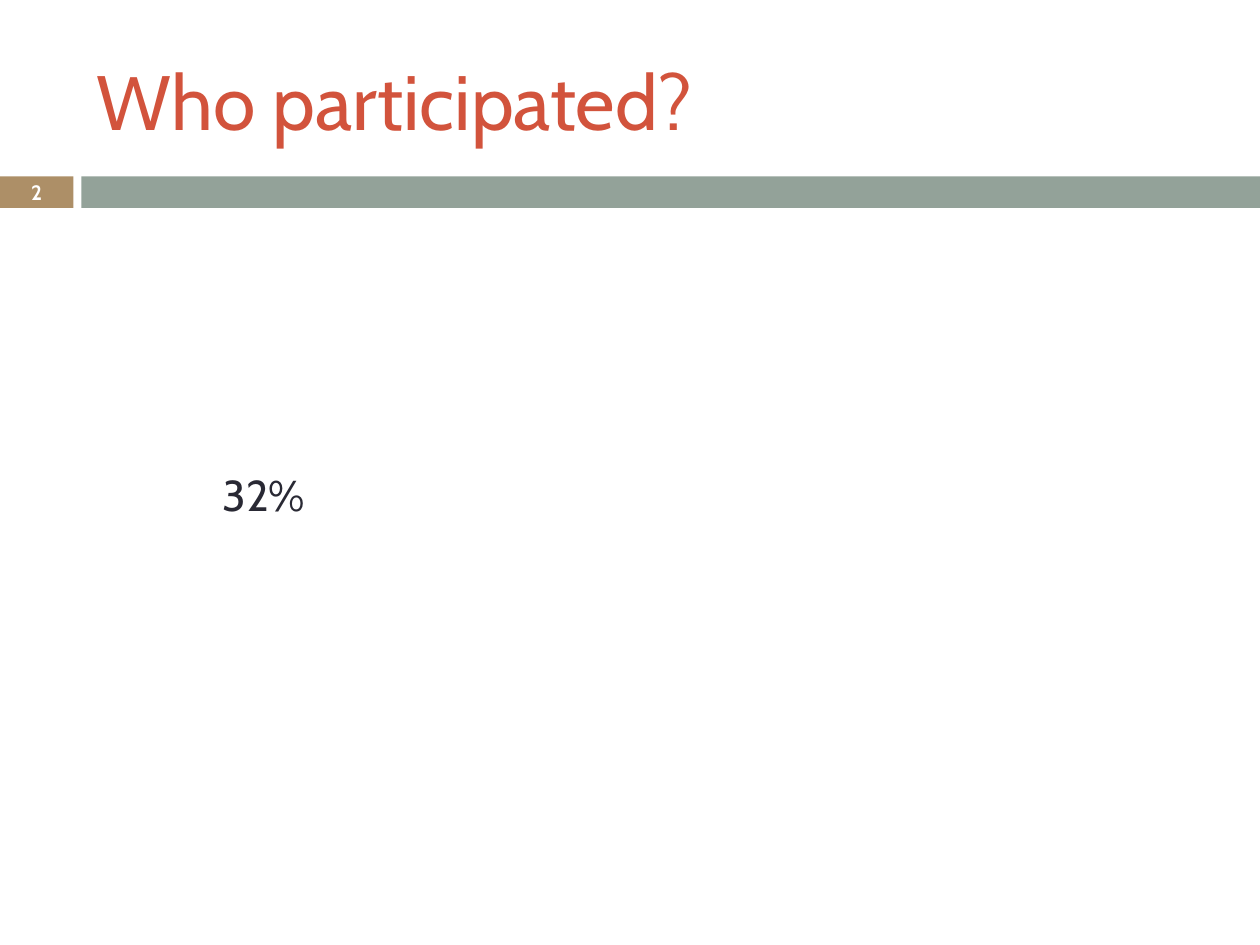
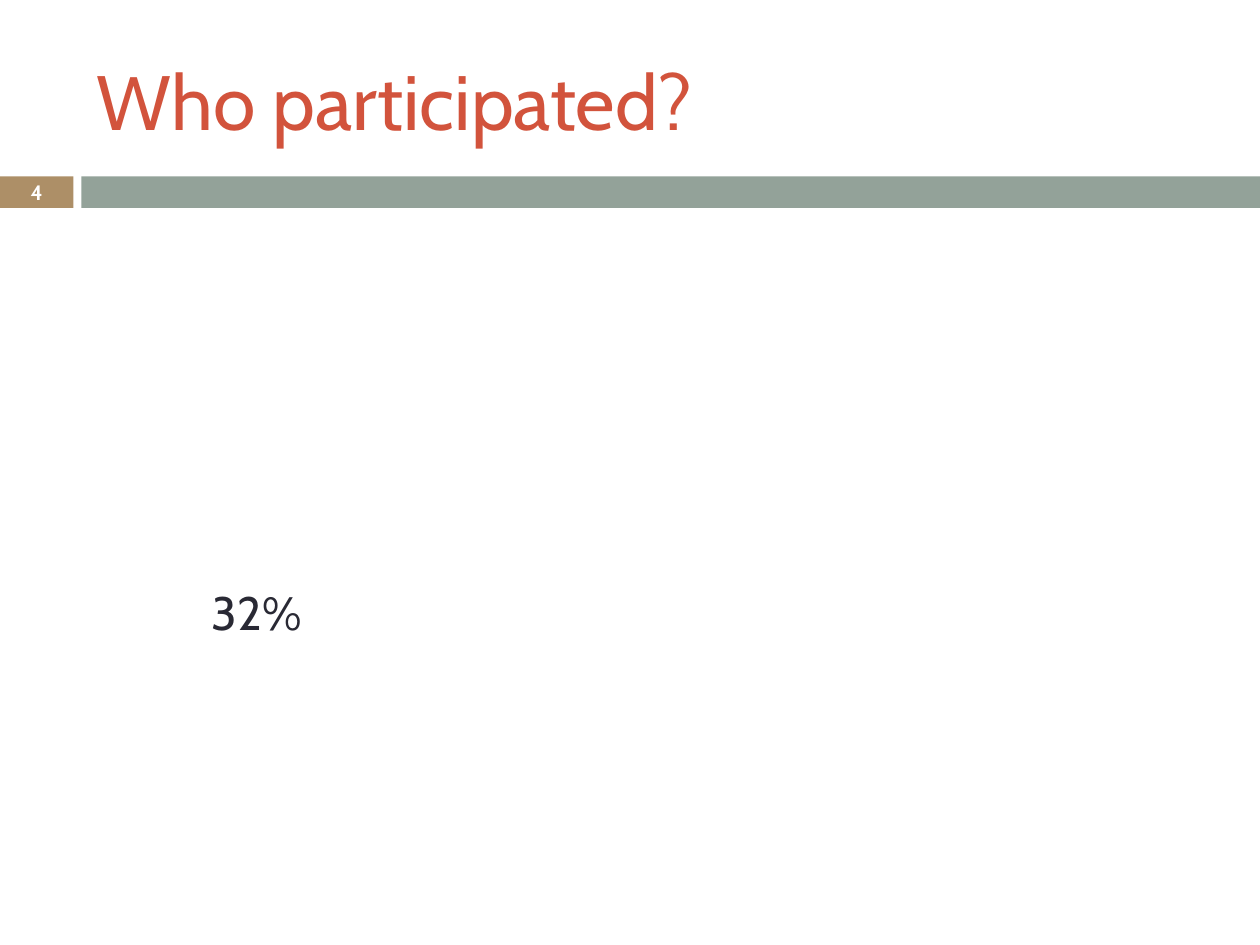
Before and after one commit to LukeSteg/LCABiometric, a slide deck: slide 4 of exampleOutput.pptx (slide 2 before the commit). Drawn at 1260x945 pixels with LibreOffice and Linux fonts; fonts in the diff are those of the drawing. Boxes give left, top, right and bottom in pixels: in the first picture for what was removed or moved away, otherwise in the second. Text is boxed around its words. In the diff, an @@ line names an element or a change of style, - is before the commit and + after.

```diff
--- a/exampleOutput.pptx
+++ b/exampleOutput.pptx
@@ page number at box(31, 185, 43, 200): text changed @@
-2
+4
@@ text "32%": place and size @@
-text "32%" at box(222, 480, 305, 512)
+text "32%" at box(212, 596, 302, 631)
@@ text "32%" at box(212, 596, 302, 631): size 24.6 to 26.8 pt @@
```
Also in this commit, not shown: 5 slides added, 5 other files.
